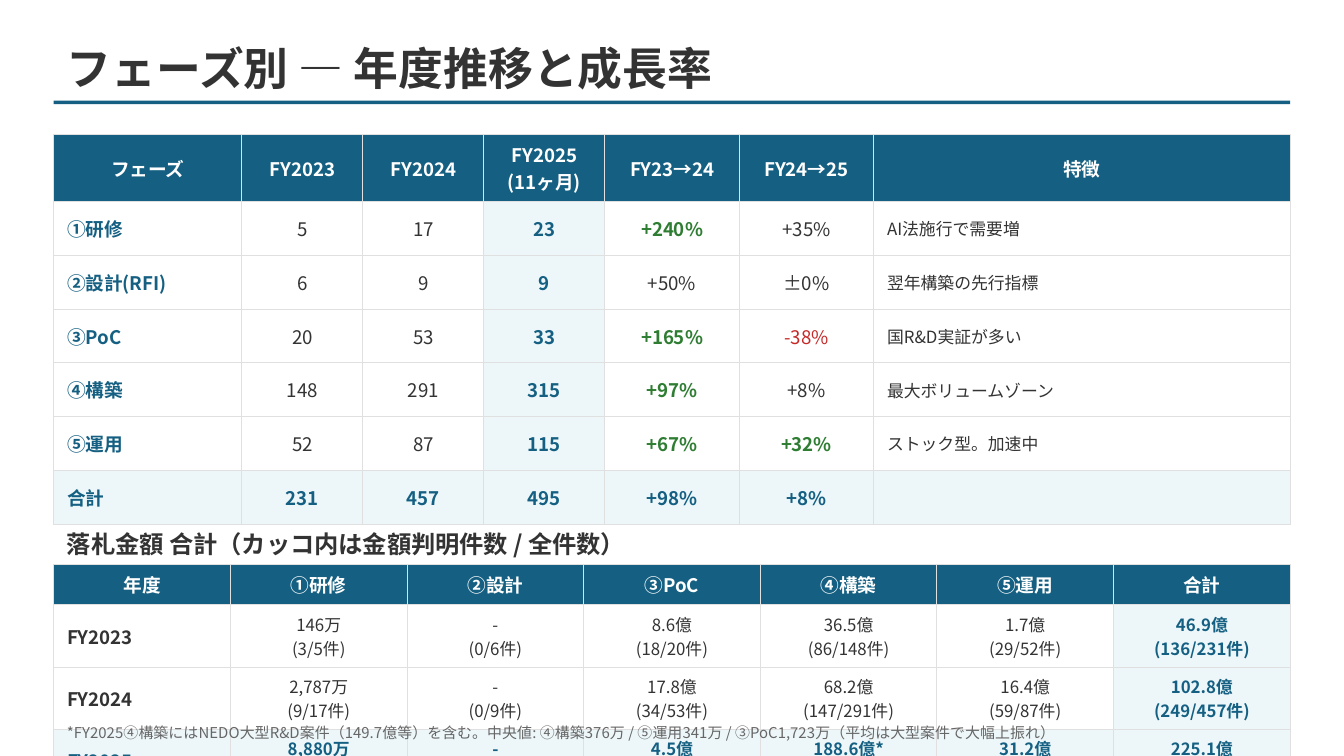
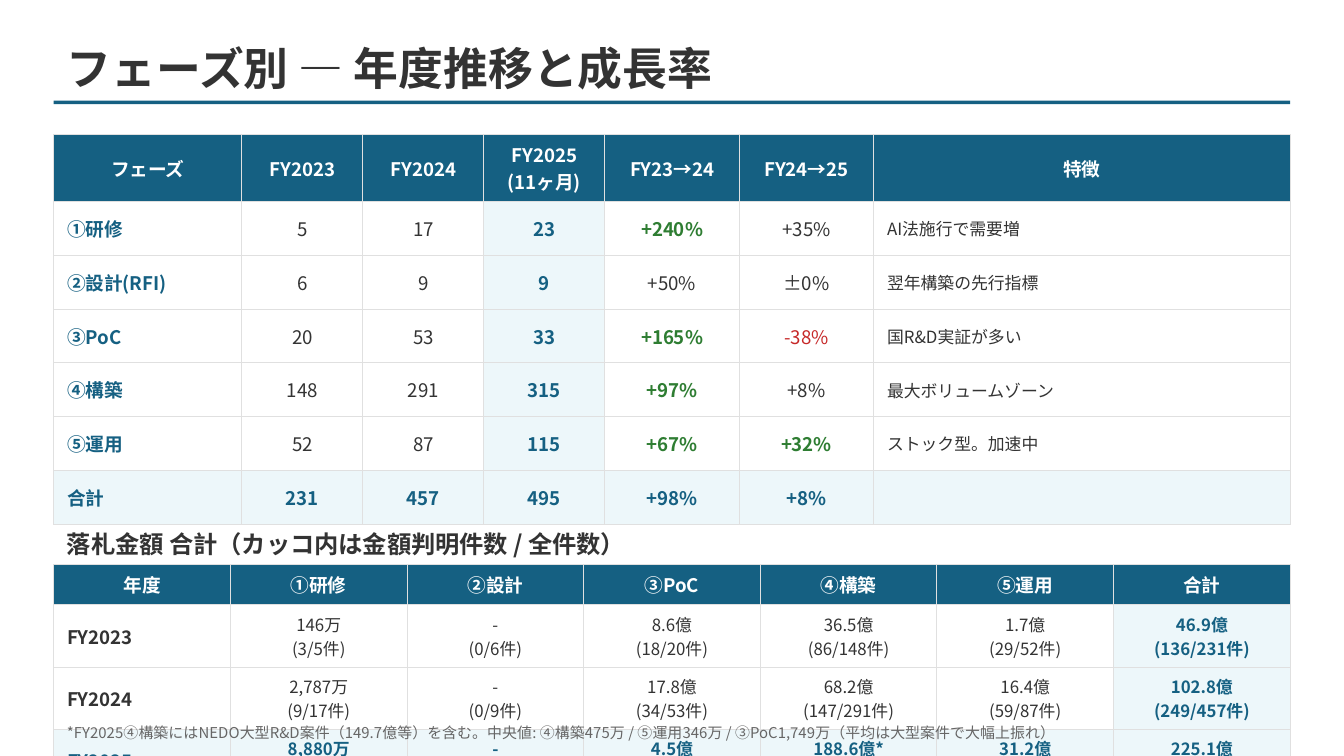
Before and after one commit to ttygtdgs/obsidian-ttygtd, a slide deck: slide 3 of 05_Output/Projects/@Active/NTTDX-Customer-Expansion-Mission/02-materials/FY2026-公共セクター生成AI案件-フェーズ別見通し.pptx. Drawn at 1344x756 pixels with LibreOffice and Linux fonts; fonts in the diff are those of the drawing; background and template pictures are left out. Boxes give left, top, right and bottom in pixels: in the first picture for what was removed or moved away, otherwise in the second. Text is boxed around its words. In the diff, an @@ line names an element or a change of style, - is before the commit and + after.

```diff
--- a/05_Output/Projects/@Active/NTTDX-Customer-Expansion-Mission/02-materials/FY2026-公共セクター生成AI案件-フェーズ別見通し.pptx
+++ b/05_Output/Projects/@Active/NTTDX-Customer-Expansion-Mission/02-materials/FY2026-公共セクター生成AI案件-フェーズ別見通し.pptx
@@ text at [67, 725, 1055, 743]: text changed @@
-*FY2025④構築にはNEDO大型R&D案件（149.7億等）を含む。中央値: ④構築376万 / ⑤運用341万 / ③PoC1,723万（平均は大型案件で大幅上振れ）
+*FY2025④構築にはNEDO大型R&D案件（149.7億等）を含む。中央値: ④構築475万 / ⑤運用346万 / ③PoC1,749万（平均は大型案件で大幅上振れ）
```
Also in this commit, not shown: 1 other slide changed, 3 other files.
